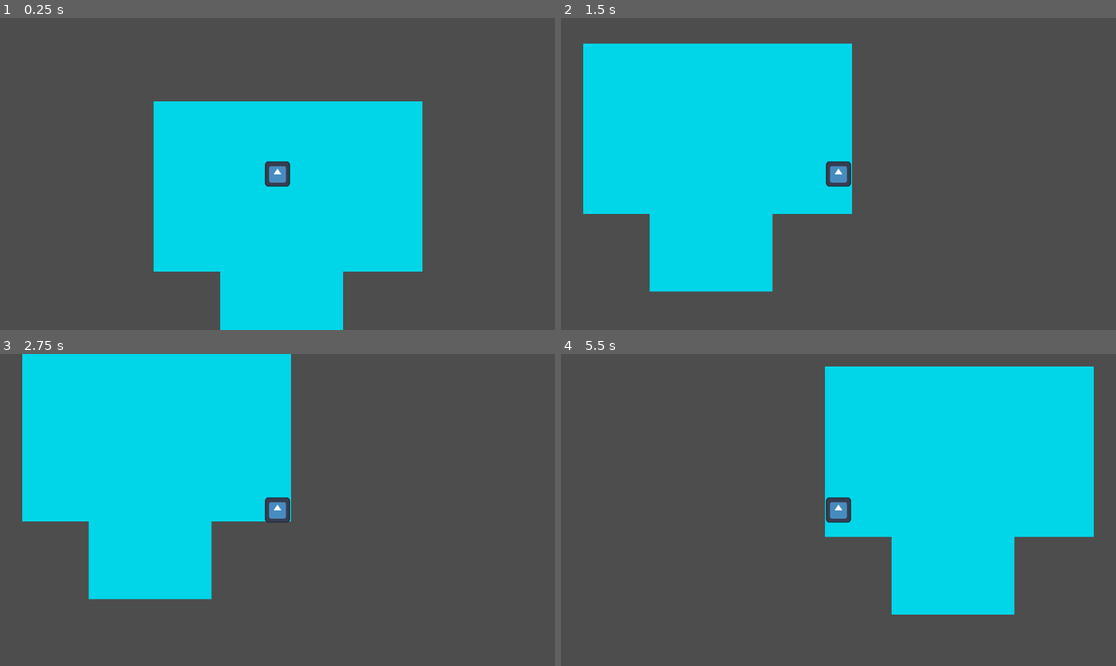
Above: before the commit, frames 1-4 (two rows, left to right).
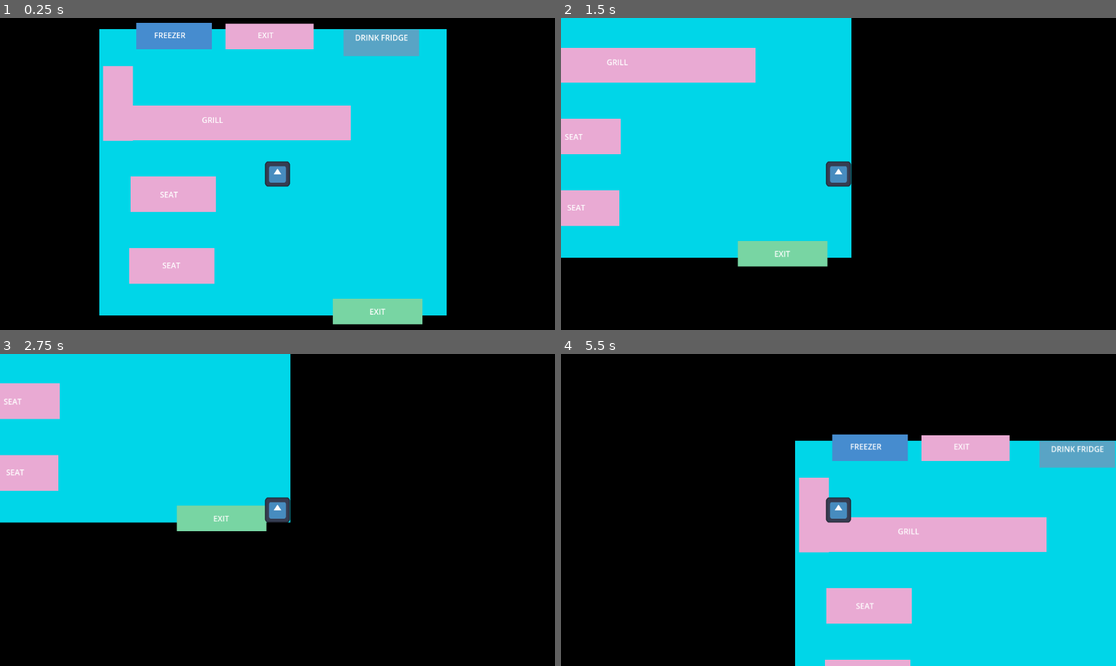
Above: after the commit, the same moments.

Repository: iListenToSludge/Pizza-Interactive
Game: Godot game, scene res://resturaunt.tscn
The game is run twice, just before and just after one commit, with the same random seed, the same clock (stepped at 60 frames per second) and the same inputs. This scene is started directly instead of the project's main scene. The engine's default icon, where the game draws it, is replaced by a stand-in: a white triangle on a blue panel in a dark square.
Inputs:
- Up to frame 1 (0.25 s): no input
- Up to frame 2 (1.5 s): tap Enter at 0.5 s; hold D (move right) 0.53-1.28 s; hold S (move down) from 1.28 s (still down)
- Up to frame 3 (2.75 s): tap Space at 2 s; release S (move down) at 2.03 s; hold D (move right) from 2.03 s (still down)
- Up to frame 4 (5.5 s): tap Enter at 2.75 s; release D (move right) at 2.78 s; hold W (move up) 2.78-3.53 s; hold A (move left) 3.53-5.03 s; tap Space at 5 s; hold S (move down) from 5.03 s (still down)

The runs differ from the first frame. In frame 1, 77% of the frame differs, in the area x 0-100%, y 0-100%; in frame 2, 76%; in frame 3, 76%; in frame 4, 86%.

Commit message:
resturaunt blueprint test

Diff:
--- a/pizza-interactive/resturaunt.tscn
+++ b/pizza-interactive/resturaunt.tscn
@@ -1,49 +1,183 @@
-[gd_scene load_steps=2 format=3 uid="uid://dwpoh0ecxixm8"]
+[gd_scene load_steps=4 format=3 uid="uid://dwpoh0ecxixm8"]
 
 [ext_resource type="PackedScene" uid="uid://ctx1b4dq60qv" path="res://character.tscn" id="2_0eybj"]
+
+[sub_resource type="CapsuleShape2D" id="CapsuleShape2D_shxr0"]
+radius = 9.401882
+height = 179.60611
+
+[sub_resource type="CapsuleShape2D" id="CapsuleShape2D_x0n7s"]
+radius = 20.0
+height = 120.0
 
 [node name="Resturaunt" type="Node2D"]
 
 [node name="StaticBody2D" type="StaticBody2D" parent="."]
-position = Vector2(14, -8.000024)
+position = Vector2(-99, 82.99998)
 scale = Vector2(7.4884224, 1.9627199)
 
-[node name="CollisionPolygon2D2" type="CollisionPolygon2D" parent="StaticBody2D"]
-position = Vector2(-1.6024737, -9.680431)
-polygon = PackedVector2Array(38.85999, 4.0759764, 39.26061, 367.34735, 16.825975, 364.29037, 16.291817, -4.585474)
+[node name="ColorRect" type="ColorRect" parent="StaticBody2D"]
+modulate = Color(0, 0, 0, 1)
+offset_left = -94.94656
+offset_top = -375.49933
+offset_right = 43.246567
+offset_bottom = -19.794403
+scale = Vector2(2.5414345, 2.5651593)
+color = Color(0.958692, 0.83814794, 0.91022235, 1)
 
 [node name="CollisionPolygon2D" type="CollisionPolygon2D" parent="StaticBody2D"]
-position = Vector2(-1.6024737, -9.680432)
-polygon = PackedVector2Array(39.26061, 61.649143, 113.375015, 61.649143, 113.375015, 241.5016, 91.608086, 240.99211, 91.608086, 323.02112, 57.421978, 324.0401, 57.421978, 242.0111, 39.26061, 242.0111, 39.527687, 368.87585, 127.66374, 369.89484, 128.06436, 39.74077, 128.1979, -3.056982, 38.59291, -1.528491)
+polygon = PackedVector2Array(37.391056, -71.83907, 47.673595, -71.83907, 47.673595, -78.46253, 68.63929, -78.46253, 68.63929, -71.83907, 72.378395, -71.83907, 72.378395, -77.44354, 96.816124, -77.44354, 96.816124, -71.83907, 133.67302, -71.83907, 133.67302, 231.31168, 163.85295, 231.31168, 163.7194, -179.85245, 36.990437, -179.34294)
+metadata/_edit_group_ = true
 
-[node name="ColorRect3" type="ColorRect" parent="StaticBody2D/CollisionPolygon2D"]
-visible = false
-modulate = Color(0, 1, 1, 1)
-offset_left = -7.211132
-offset_top = -89.67146
-offset_right = 14.789738
-offset_bottom = 254.18626
-scale = Vector2(7.517571, 1.8379694)
-color = Color(0.16967261, 0.6513132, 0.45415032, 1)
-metadata/_edit_use_anchors_ = true
+[node name="CollisionPolygon2D2" type="CollisionPolygon2D" parent="StaticBody2D"]
+polygon = PackedVector2Array(36.589817, -181.89043, 37.391056, -71.83907, 37.391056, 231.31168, 102.1577, 231.31168, 102.02416, 240.48264, 126.99605, 240.48264, 126.99605, 230.80219, 133.53949, 230.80219, 163.45233, 231.31168, 163.05171, 325.56863, 17.093054, 329.6446, 15.35704, -186.4759)
+metadata/_edit_group_ = true
 
 [node name="ColorRect" type="ColorRect" parent="."]
 modulate = Color(0, 1, 1, 1)
-offset_left = 294.00003
-offset_top = 92.0
-offset_right = 368.22614
-offset_bottom = 284.60382
+offset_left = 181.00003
+offset_top = -58.0
+offset_right = 276.9087
+offset_bottom = 265.72678
 scale = Vector2(7.517571, 1.8379694)
 color = Color(0.958692, 0.83814794, 0.91022235, 1)
 
 [node name="ColorRect2" type="ColorRect" parent="."]
-modulate = Color(0, 1, 1, 1)
-offset_left = 432.0
-offset_top = 92.0
-offset_right = 465.92053
-offset_bottom = 372.20053
+modulate = Color(0.49193627, 0.99797374, 0.699988, 1)
+offset_left = 666.00006
+offset_top = 502.00003
+offset_right = 690.74207
+offset_bottom = 530.8362
 scale = Vector2(7.517571, 1.8379694)
 color = Color(0.958692, 0.83814794, 0.91022235, 1)
+
+[node name="ColorRect3" type="ColorRect" parent="."]
+modulate = Color(0.9835326, 0.78318983, 0.88708925, 1)
+offset_left = 443.00003
+offset_top = -69.0
+offset_right = 467.343
+offset_bottom = -40.16385
+scale = Vector2(7.517571, 1.8379694)
+color = Color(0.92774105, 0.8488901, 0.93099123, 1)
+
+[node name="StaticBody2D2" type="StaticBody2D" parent="."]
+
+[node name="ColorRect6" type="ColorRect" parent="StaticBody2D2"]
+modulate = Color(0.9835326, 0.78318983, 0.88708925, 1)
+offset_left = 189.00002
+offset_top = 19.000002
+offset_right = 197.24736
+offset_bottom = 103.3322
+scale = Vector2(7.517571, 1.8379694)
+color = Color(0.92774105, 0.8488901, 0.93099123, 1)
+
+[node name="ColorRect4" type="ColorRect" parent="StaticBody2D2"]
+modulate = Color(0.9835326, 0.78318983, 0.88708925, 1)
+offset_left = 211.0
+offset_top = 101.0
+offset_right = 276.4467
+offset_bottom = 140.17368
+scale = Vector2(7.517571, 1.8379694)
+color = Color(0.92774105, 0.8488901, 0.93099123, 1)
+
+[node name="CollisionShape2D" type="CollisionShape2D" parent="StaticBody2D2"]
+position = Vector2(450.00003, 137)
+rotation = -1.5676615
+scale = Vector2(2.6583607, 2.7282481)
+shape = SubResource("CapsuleShape2D_shxr0")
+
+[node name="CollisionShape2D2" type="CollisionShape2D" parent="StaticBody2D2"]
+position = Vector2(224, 86)
+shape = SubResource("CapsuleShape2D_x0n7s")
+
+[node name="ColorRect9" type="ColorRect" parent="."]
+modulate = Color(0.9835326, 0.78318983, 0.88708925, 1)
+offset_left = 243.00002
+offset_top = 397.0
+offset_right = 266.54486
+offset_bottom = 437.26184
+scale = Vector2(7.517571, 1.8379694)
+color = Color(0.92774105, 0.8488901, 0.93099123, 1)
+
+[node name="StaticBody2D3" type="StaticBody2D" parent="."]
+position = Vector2(246.00003, 248.00003)
+scale = Vector2(7.517571, 1.8379694)
+
+[node name="ColorRect10" type="ColorRect" parent="."]
+modulate = Color(0.9835326, 0.78318983, 0.88708925, 1)
+offset_left = 246.00003
+offset_top = 248.00003
+offset_right = 269.54486
+offset_bottom = 288.26187
+scale = Vector2(7.517571, 1.8379694)
+color = Color(0.92774105, 0.8488901, 0.93099123, 1)
+
+[node name="ColorRect5" type="ColorRect" parent="."]
+modulate = Color(0.29584786, 0.64872503, 0.86984974, 1)
+offset_left = 258.0
+offset_top = -71.00001
+offset_right = 278.8844
+offset_bottom = -41.075676
+scale = Vector2(7.517571, 1.8379694)
+color = Color(0.92774105, 0.8488901, 0.93099123, 1)
+
+[node name="ColorRect7" type="ColorRect" parent="."]
+modulate = Color(0.3767823, 0.7580193, 0.8284105, 1)
+offset_left = 688.0
+offset_top = -57.0
+offset_right = 708.8844
+offset_bottom = -27.075668
+scale = Vector2(7.517571, 1.8379694)
+color = Color(0.92774105, 0.8488901, 0.93099123, 1)
+
+[node name="RichTextLabel" type="RichTextLabel" parent="."]
+offset_left = 295.0
+offset_top = -57.0
+offset_right = 415.0
+offset_bottom = -17.0
+text = "FREEZER"
+
+[node name="RichTextLabel2" type="RichTextLabel" parent="."]
+offset_left = 510.0
+offset_top = -57.0
+offset_right = 630.0
+offset_bottom = -17.0
+text = "EXIT"
+
+[node name="RichTextLabel3" type="RichTextLabel" parent="."]
+offset_left = 712.0
+offset_top = -52.0
+offset_right = 832.0
+offset_bottom = -12.0
+text = "DRINK FRIDGE"
+
+[node name="RichTextLabel4" type="RichTextLabel" parent="."]
+offset_left = 394.0
+offset_top = 119.0
+offset_right = 514.0
+offset_bottom = 159.0
+text = "GRILL"
+
+[node name="RichTextLabel5" type="RichTextLabel" parent="."]
+offset_left = 307.0
+offset_top = 274.0
+offset_right = 427.0
+offset_bottom = 314.0
+text = "SEAT"
+
+[node name="RichTextLabel6" type="RichTextLabel" parent="."]
+offset_left = 312.0
+offset_top = 421.0
+offset_right = 432.0
+offset_bottom = 461.0
+text = "SEAT"
+
+[node name="RichTextLabel7" type="RichTextLabel" parent="."]
+offset_left = 742.0
+offset_top = 517.0
+offset_right = 862.0
+offset_bottom = 557.0
+text = "EXIT"
 
 [node name="CharacterBody2D" parent="." instance=ExtResource("2_0eybj")]
 position = Vector2(551, 243)
